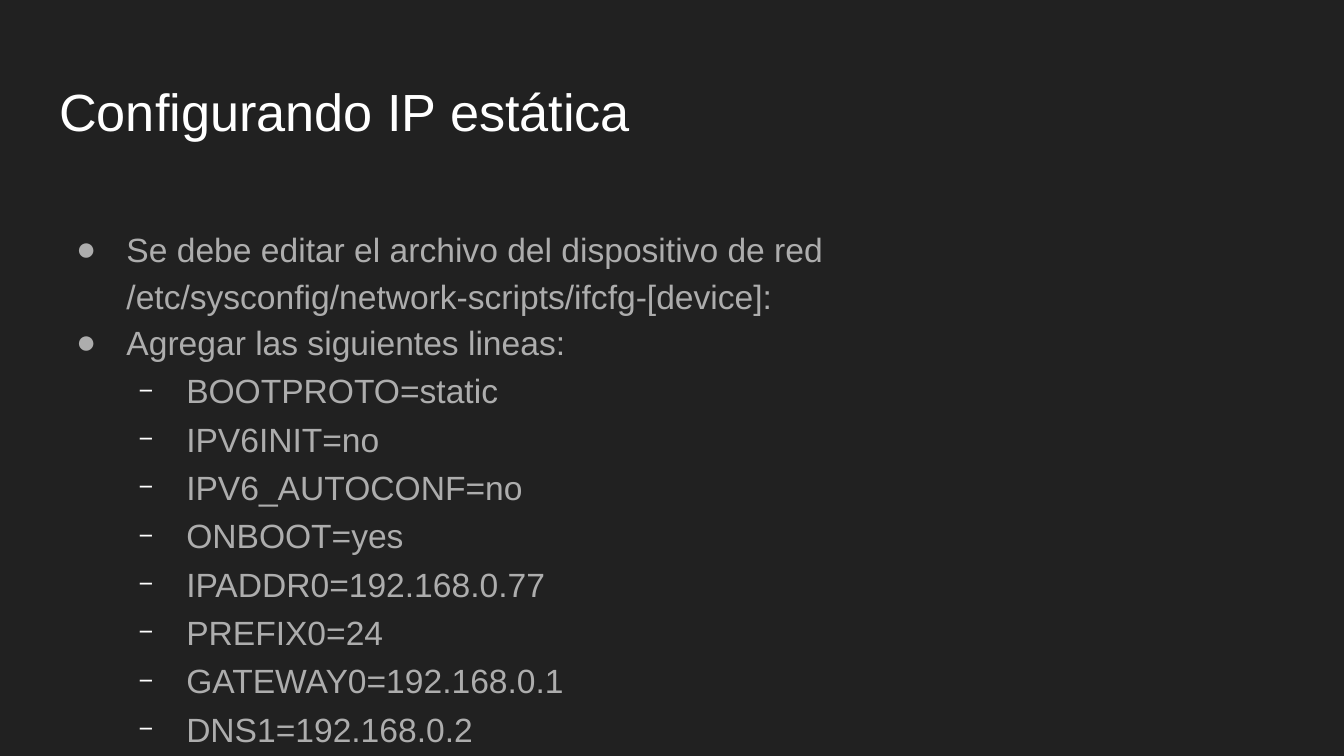
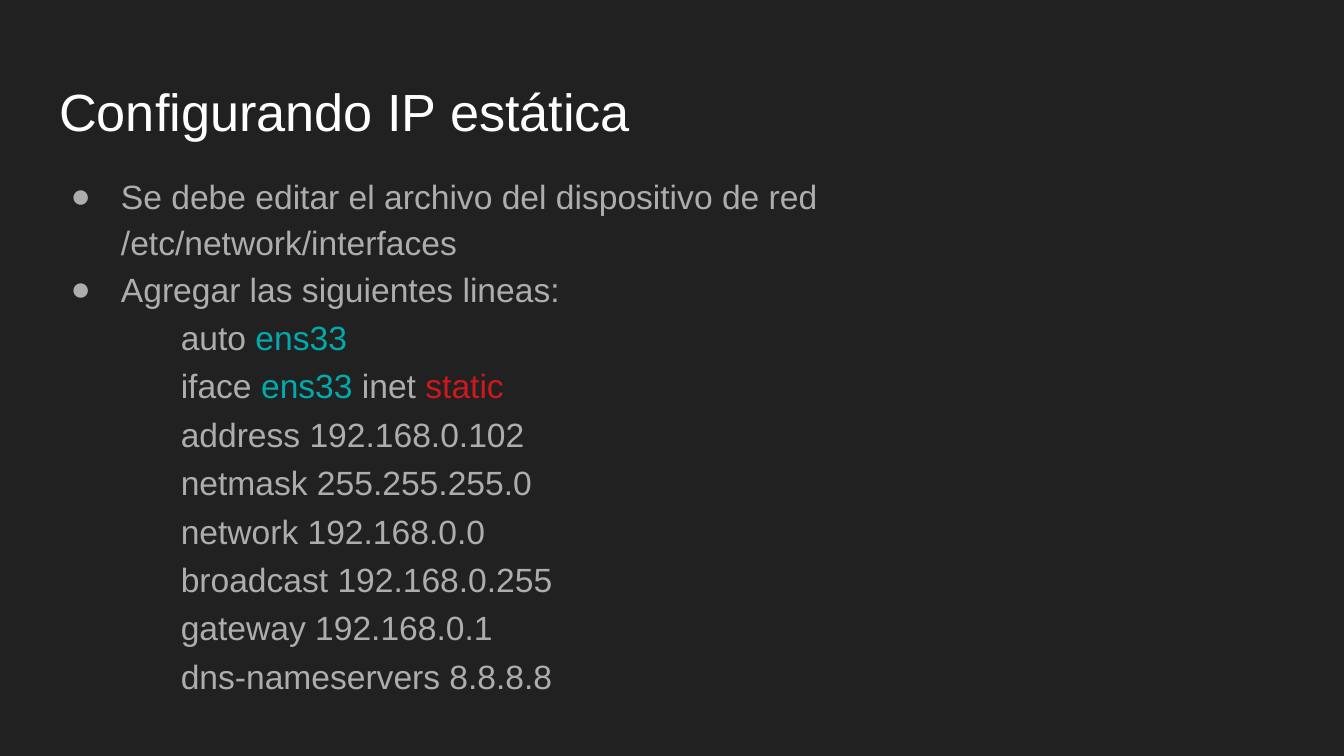
Before and after one commit to tabris2015/LNX101_102, a slide deck: slide 14 of slides/Sesion9.odp. Drawn at 1344x756 pixels with LibreOffice and Linux fonts; fonts in the diff are those of the drawing. Boxes give left, top, right and bottom in pixels: in the first picture for what was removed or moved away, otherwise in the second. Text is boxed around its words. In the diff, an @@ line names an element or a change of style, - is before the commit and + after.

```diff
--- a/slides/Sesion9.odp
+++ b/slides/Sesion9.odp
@@ text "Se debe editar el archivo ...": place and size @@
-text "Se debe editar el archivo ..." at [126, 237, 823, 743]
+text "Se debe editar el archivo ..." at [121, 184, 818, 690]
@@ text at [121, 184, 818, 256]: text changed @@
-● Se debe editar el archivo del dispositivo de red /etc/sysconfig/network-scripts/ifcfg-[device]:
+● Se debe editar el archivo del dispositivo de red /etc/network/interfaces
@@ text at [181, 326, 553, 690]: text changed @@
-  − BOOTPROTO=static
-  − IPV6INIT=no
-  − IPV6_AUTOCONF=no
-  − ONBOOT=yes
-  − IPADDR0=192.168.0.77
-  − PREFIX0=24
-  − GATEWAY0=192.168.0.1
-  − DNS1=192.168.0.2
+  auto ens33
+  iface ens33 inet static
+  address 192.168.0.102
+  netmask 255.255.255.0
+  network 192.168.0.0
+  broadcast 192.168.0.255
+  gateway 192.168.0.1
+  dns-nameservers 8.8.8.8
```
Also in this commit, not shown: 2 other slides changed, 3 slides added, 2 slides removed, 4 other files.
